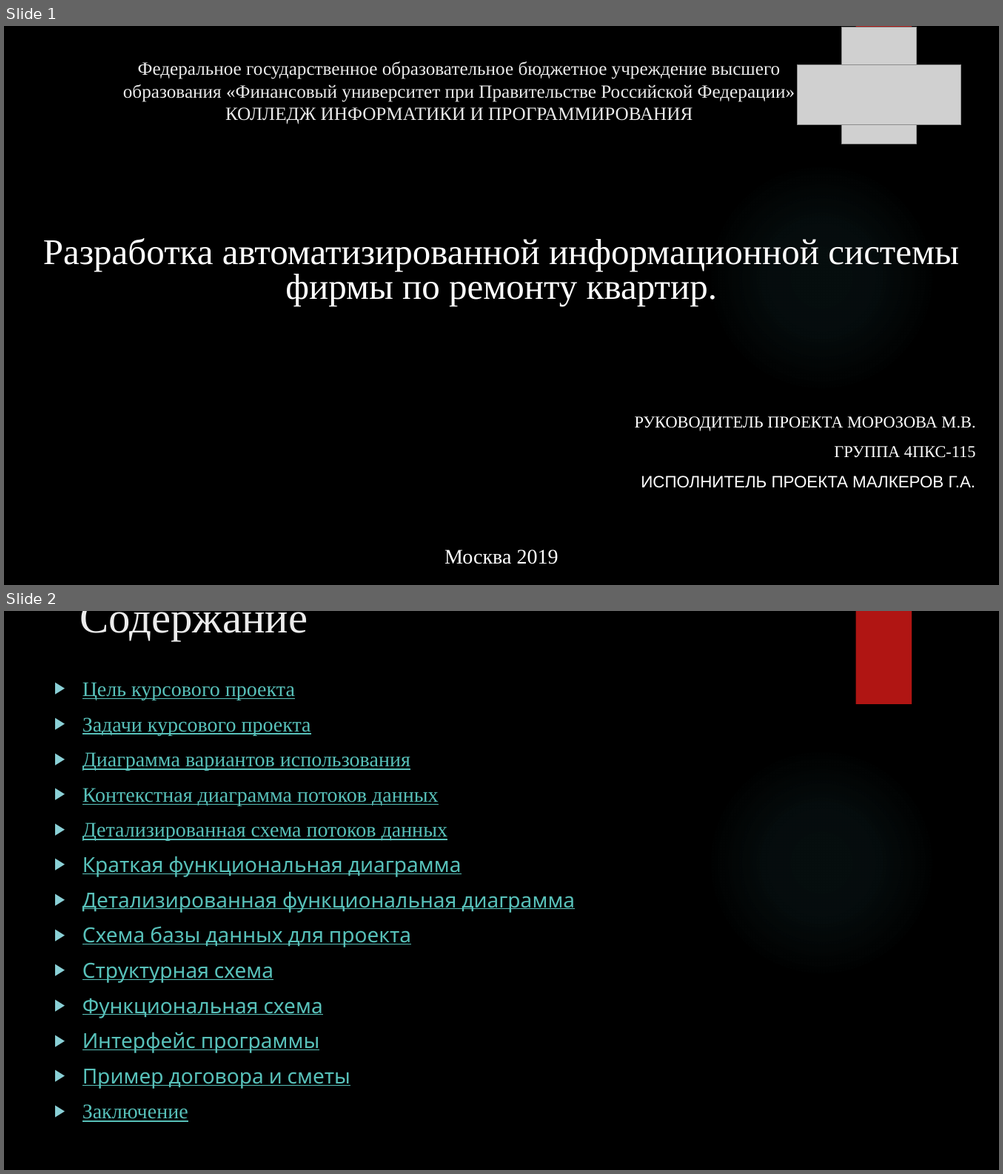
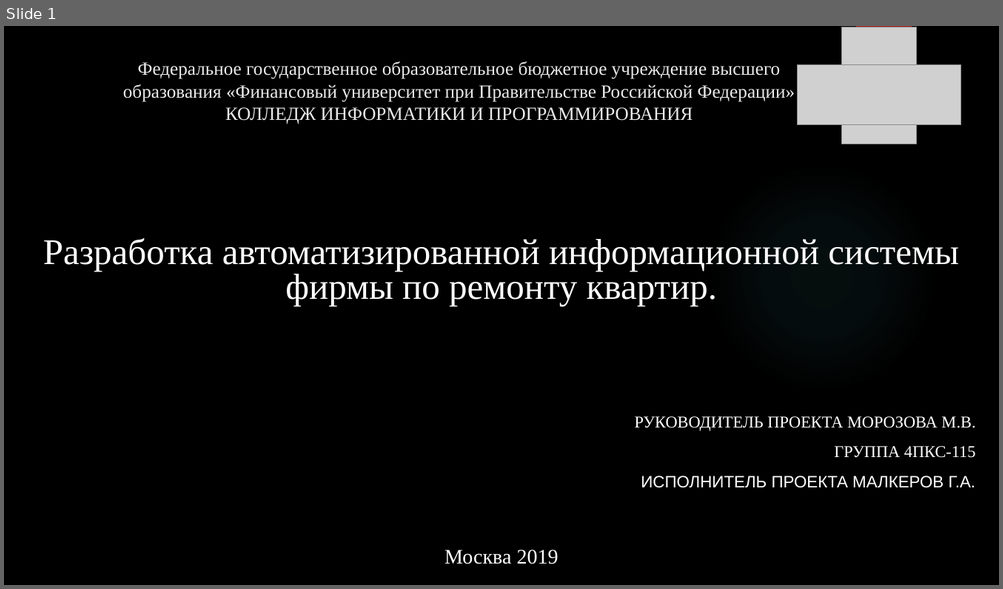
Before and after one commit to GENDOSMAL/Diplom, a slide deck: Documentation/Презентация к защите.pptx. Shown one above the other, each under a label of ours: slides 1 and 2 before the commit, slide 1 after it. The pictures are 1003x1174 and 1003x589 pixels, drawn with LibreOffice and Linux fonts; fonts in the diff are those of the drawing; grey boxes stand for pictures; background and template pictures are left out. Boxes give left, top, right and bottom in pixels: in the first picture for what was removed or moved away, otherwise in the second. Text is boxed around its words. In the diff, an @@ line names an element or a change of style, - is before the commit and + after.

```diff
--- a/Documentation/Презентация к защите.pptx
+++ b/Documentation/Презентация к защите.pptx
@@ slide 2 removed at <box>4,611,999,1170</box>, background picture (left out); not listed: 2 template elements that a slide beside it also shows @@
@@ title removed at <box>79,611,307,641</box> @@
-Содержание
@@ text removed at <box>82,682,575,1122</box> @@
-▶ Цель курсового проекта
-▶ Задачи курсового проекта
-▶ Диаграмма вариантов использования
-▶ Контекстная диаграмма потоков данных
-▶ Детализированная схема потоков данных
-▶ Краткая функциональная диаграмма
-▶ Детализированная функциональная диаграмма
-▶ Схема базы данных для проекта
-▶ Структурная схема
-▶ Функциональная схема
-▶ Интерфейс программы
-▶ Пример договора и сметы
-▶ Заключение
```
Also in this commit, not shown: 9 slides changed, 2 slides added, 3 other slides removed, 7 other files.
